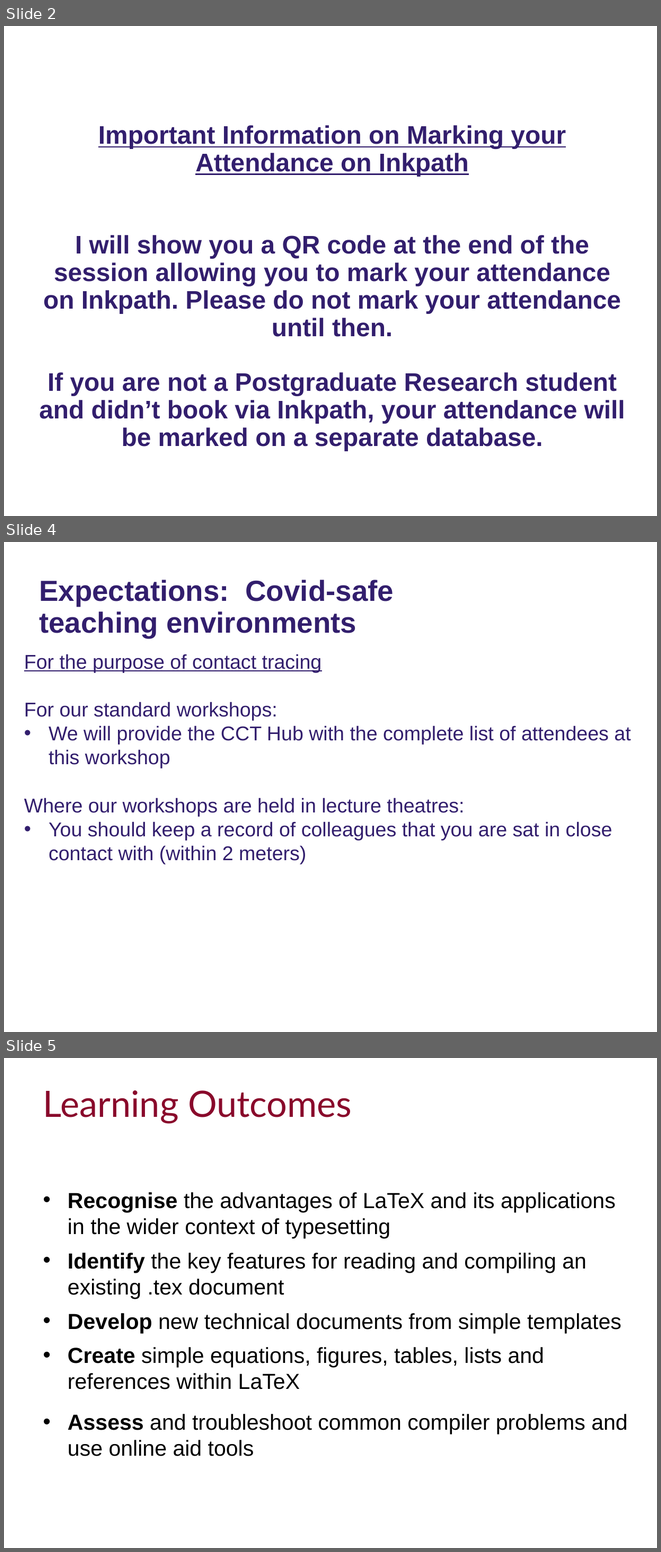
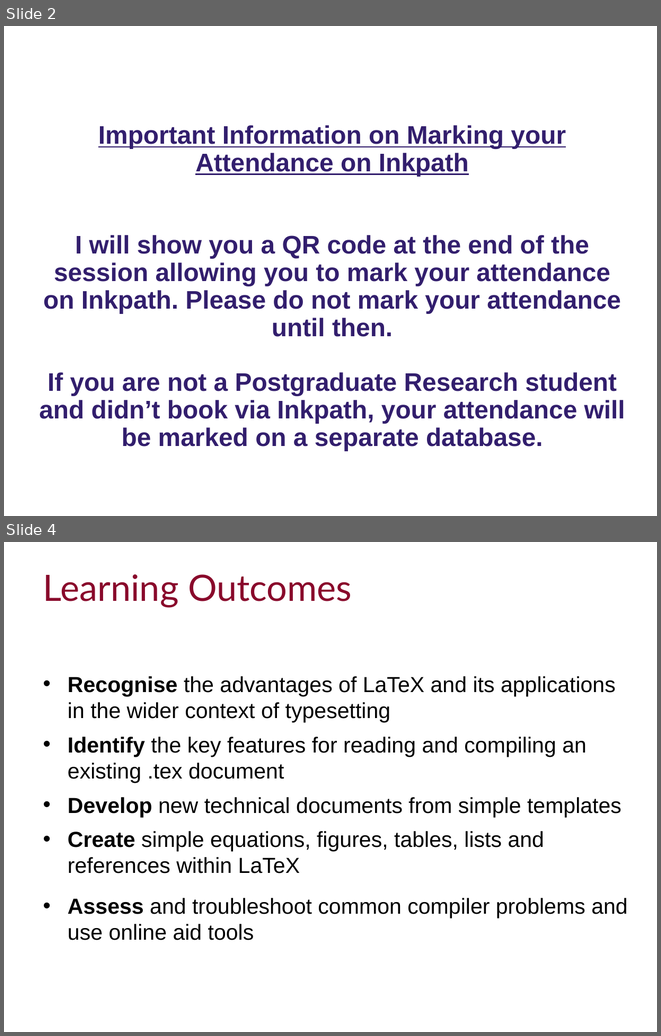
Before and after one commit to ImperialCollegeLondon/RCDS-introduction-to-latex, a slide deck: Intro to Latex Slides.pptx. Shown one above the other, each under a label of ours: slides 2, 4 and 5 before the commit, slides 2 and 4 after it; the slides between them are not shown. The pictures are 661x1552 and 661x1036 pixels, drawn with LibreOffice and Linux fonts; fonts in the diff are those of the drawing; background and template pictures are left out. Boxes give left, top, right and bottom in pixels: in the first picture for what was removed or moved away, otherwise in the second. Text is boxed around its words. In the diff, an @@ line names an element or a change of style, - is before the commit and + after.

Commit message:
Updated Covid info

```diff
--- a/Intro to Latex Slides.pptx
+++ b/Intro to Latex Slides.pptx
@@ slide 4 removed at <box>4,542,657,1032</box>, background #FFFFFF @@
@@ text removed at <box>39,580,394,638</box> @@
-Expectations: Covid-safe teaching environments
@@ subtitle removed at <box>24,654,630,864</box> @@
-For the purpose of contact tracing
-For our standard workshops:
-• We will provide the CCT Hub with the complete list of attendees at this workshop
-Where our workshops are held in lecture theatres:
-• You should keep a record of colleagues that you are sat in close contact with (within 2 meters)
@@ what was slide 5 is now slide 4 @@
```
Also in this commit, not shown: 1 slide changed.
